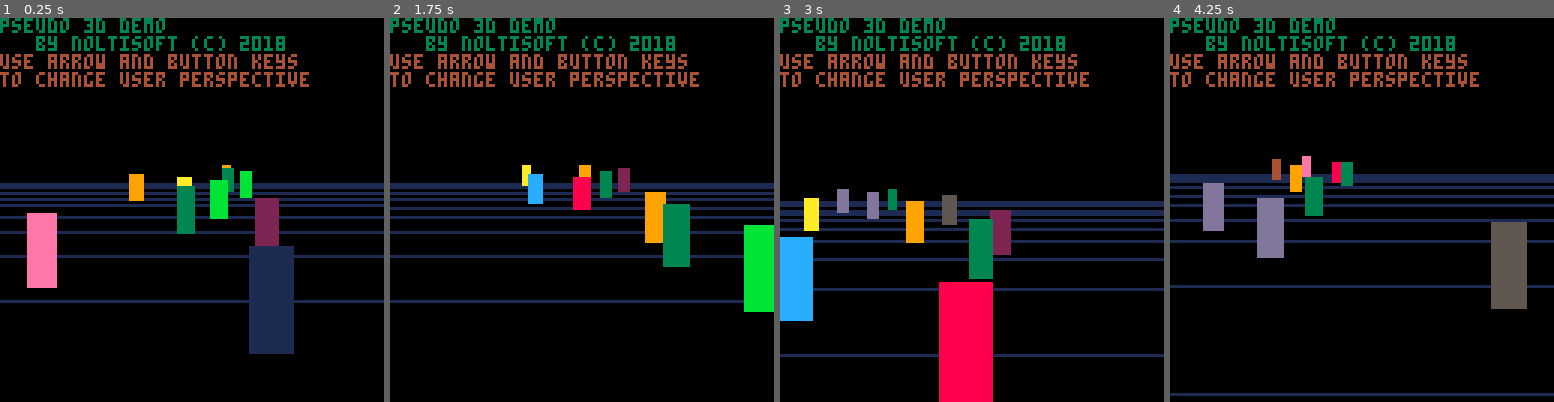
Above: before the commit, frames 1-4 (left to right).
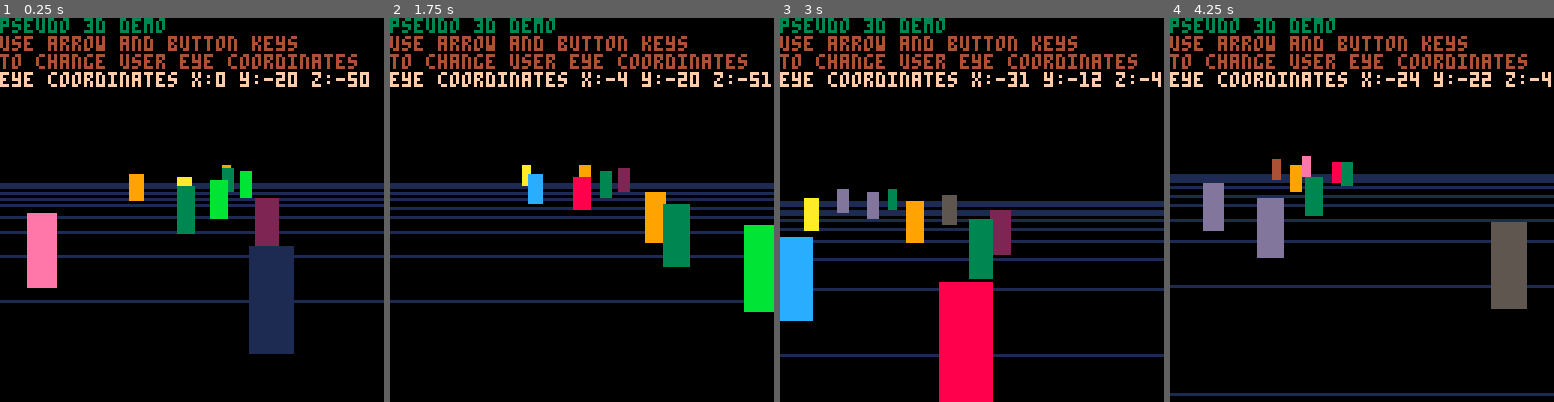
Above: after the commit, the same moments.

Repository: HNE74/pico8
Game: PICO-8 cartridge pseudo3d/pseudo3d.p8
Two runs of this game, one before a commit and one after it. Both use one fixed random seed, a clock stepped at 60 frames per second and the inputs below.
Inputs:
- Up to frame 1 (0.25 s): no input
- Up to frame 2 (1.75 s): tap X (X key) at 0.33, 1.07 s; tap O (Z key) at 0.7, 1.7 s; hold Right from 1.6 s (still down)
- Up to frame 3 (3 s): tap X (X key) at 1.85, 2.97 s; release Right at 2.1 s; tap O (Z key) at 2.1, 2.5, 2.9 s; hold Up 2.15-2.42 s; hold Right from 2.47 s (still down)
- Up to frame 4 (4.25 s): release Right at 3.03 s; hold Left 3.08-3.58 s; tap O (Z key) at 3.3, 3.7, 4.1 s; hold Down 3.63-3.97 s; hold Right from 4.02 s (still down); tap X (X key) at 4.08 s

The runs differ from the first frame. In frame 1, 5.0% of the frame differs, in the area x 0-97%, y 4-18%; in frame 2, 4.9%; in frame 3, 4.9%; in frame 4, 4.9%.

Commit message:
eye coord shown

Diff:
--- a/pseudo3d/pseudo3d.p8
+++ b/pseudo3d/pseudo3d.p8
@@ -52,10 +52,11 @@
   cls()
   color(3)
   print("pseudo 3d demo")
-  print("   by noltisoft (c) 2018")
   color(4)
   print("use arrow and button keys")
-  print("to change user perspective")
+  print("to change user eye coordinates")
+  color(15)
+  print("eye coordinates x:"..eyex.." y:"..eyey.." z:".. eyez)
   for l in all(lines) do
     left=to_screen_coord(l.xl,l.y,l.z)
     right=to_screen_coord(l.xr,l.y,l.z)
